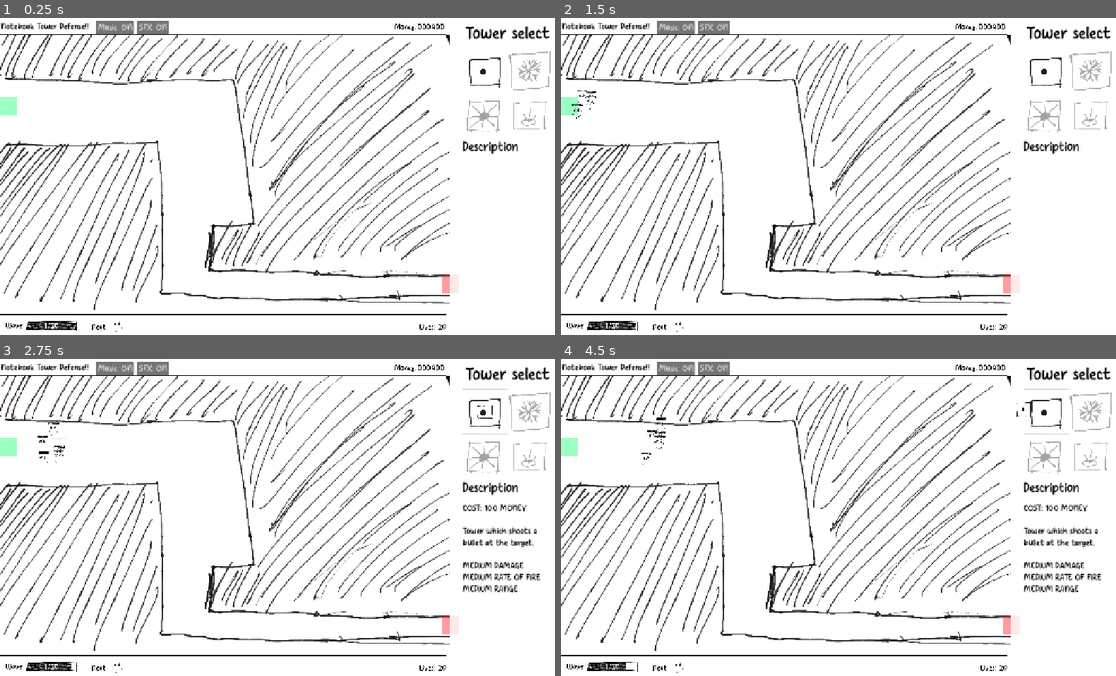
Above: before the commit, frames 1-4 (two rows, left to right).
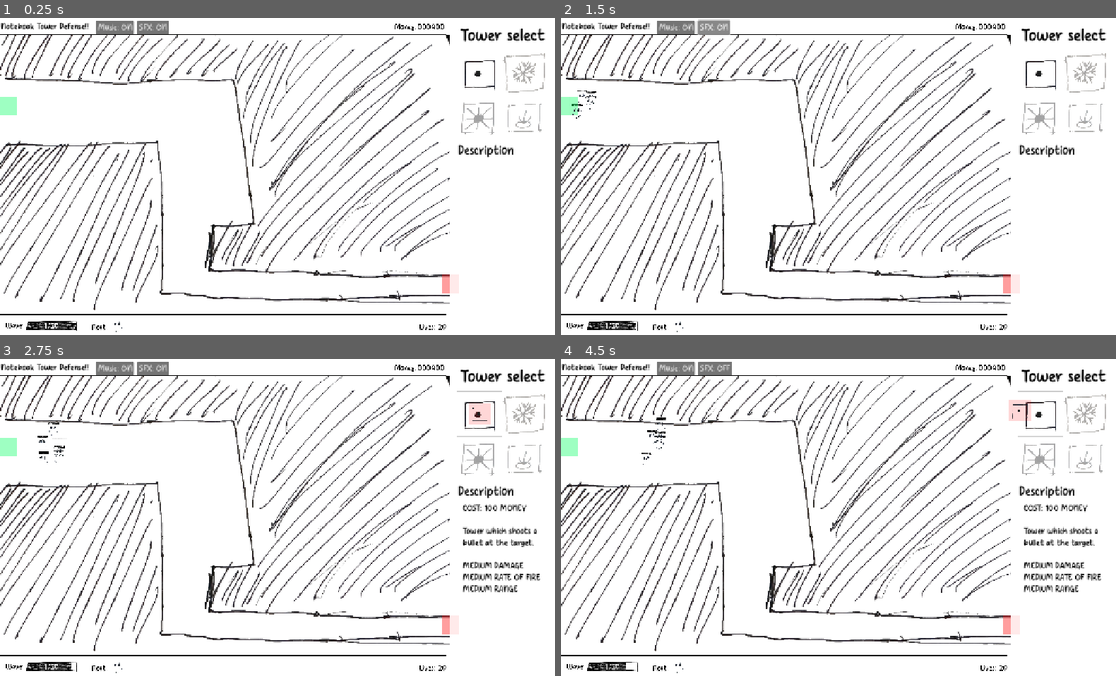
Above: after the commit, the same moments.

Repository: OzuYatamutsu/notebook-tower-defense
Game: Godot game, scene res://levels/test_level.tscn
The game is run twice, just before and just after one commit, with the same random seed, the same clock (stepped at 60 frames per second) and the same inputs. This scene is started directly instead of the project's main scene.
Inputs (mouse positions are in pixels of both pictures, inside the frame that each line leads up to; where the layout moved, square brackets give the same spot in the first picture):
- Up to frame 1 (0.25 s): no input
- Up to frame 2 (1.5 s): click "SFX: ON" at 0.5 s; click "SFX: ON" (after the commit: "SFX: OFF") at 1.25 s
- Up to frame 3 (2.75 s): click (477, 412) [482, 412] at 2 s
- Up to frame 4 (4.5 s): click "SFX: ON" at 2.75 s; click "SFX: ON" (after the commit: "SFX: OFF") at 3.5 s; click (1038, 412) [1043, 412] at 4.25 s

The runs differ from the first frame. In frame 1, 1.7% of the frame differs, in the area x 82-100%, y 2-44%; in frame 2, 1.7%; in frame 3, 2.0%; in frame 4, 2.1%, in the area x 29-100%, y 0-44%.

Commit message:
Fix buttons

Diff:
--- a/components/TowerInfoAndBuyPanel.tscn
+++ b/components/TowerInfoAndBuyPanel.tscn
@@ -17,10 +17,11 @@
 
 [node name="TowerInfoAndBuyPanel" type="Control" groups=["tower_info_and_buy_panel"]]
 layout_mode = 3
-anchors_preset = 15
+anchors_preset = 11
+anchor_left = 1.0
 anchor_right = 1.0
 anchor_bottom = 1.0
-grow_horizontal = 2
+grow_horizontal = 0
 grow_vertical = 2
 script = ExtResource("1_bgonm")
 
@@ -36,17 +37,18 @@
 
 [node name="BuyPanel" type="Control" parent="."]
 anchors_preset = 0
-offset_left = 1020.0
-offset_right = 1060.0
-offset_bottom = 40.0
+offset_left = -272.0
+offset_top = 5.0
+offset_right = -272.0
+offset_bottom = 5.0
 
 [node name="TowerSelectLabel" type="Label" parent="BuyPanel"]
 layout_mode = 1
 anchors_preset = 1
 anchor_left = 1.0
 anchor_right = 1.0
-offset_left = -40.0
-offset_right = 220.0
+offset_left = 1.0
+offset_right = 261.0
 offset_bottom = 66.0
 grow_horizontal = 0
 theme = ExtResource("2_vr3bv")
@@ -92,17 +94,16 @@
 [node name="UpgradePanel" type="Control" parent="."]
 visible = false
 anchors_preset = 0
-offset_left = 1020.0
-offset_right = 1060.0
-offset_bottom = 40.0
+offset_left = -267.0
+offset_right = -267.0
 
 [node name="UpgradesToLabel" type="Label" parent="UpgradePanel"]
 layout_mode = 1
 anchors_preset = 1
 anchor_left = 1.0
 anchor_right = 1.0
-offset_left = -40.0
-offset_right = 220.0
+offset_left = -5.0
+offset_right = 255.0
 offset_bottom = 66.0
 grow_horizontal = 0
 theme = ExtResource("2_vr3bv")
@@ -187,10 +188,10 @@
 
 [node name="DescriptionLabel" type="Label" parent="."]
 layout_mode = 2
-offset_left = 1047.0
-offset_top = 272.8
-offset_right = 1174.0
-offset_bottom = 305.8
+offset_left = -243.0
+offset_top = 281.0
+offset_right = -116.0
+offset_bottom = 314.0
 grow_horizontal = 0
 theme = ExtResource("2_vr3bv")
 theme_override_colors/font_color = Color(0, 0, 0, 1)
@@ -206,7 +207,7 @@
 offset_left = -232.0
 offset_top = 326.0
 offset_right = -19.0
-offset_bottom = 573.0
+offset_bottom = 661.0
 grow_horizontal = 0
 theme = ExtResource("2_vr3bv")
 theme_override_colors/font_color = Color(0, 0, 0, 1)
--- a/components/tower_placement_shadow.gd
+++ b/components/tower_placement_shadow.gd
@@ -33,6 +33,9 @@
     ):
         return
 
+    if is_hovering_over_button():
+        return  # Let the signal handler handle it
+
     if event.button_index == MOUSE_BUTTON_RIGHT:
         # Cancel input mode
         hide_shadow()
@@ -59,6 +62,9 @@
         deactivate()
     elif !IsHoveringOverWall:
         print("Can't place tower (invalid area)")
+
+func is_hovering_over_button() -> bool:
+    return get_viewport().gui_get_hovered_control() is Button
 
 func activate(towerPath: String, tower: Tower) -> void:
     TOWER_TO_PLACE_PATH = towerPath
--- a/components/ui.tscn
+++ b/components/ui.tscn
@@ -41,20 +41,24 @@
 vertical_alignment = 1
 
 [node name="MusicToggleButton" type="Button" parent="TopBar"]
+z_index = 1
 layout_mode = 0
 offset_left = 217.413
 offset_top = 4.57947
 offset_right = 287.413
 offset_bottom = 31.5795
+mouse_default_cursor_shape = 2
 theme = ExtResource("1_24715")
 text = "Music: ON"
 
 [node name="SfxToggleButton" type="Button" parent="TopBar"]
+z_index = 1
 layout_mode = 0
 offset_left = 310.303
 offset_top = 4.57947
 offset_right = 382.303
 offset_bottom = 34.5795
+mouse_default_cursor_shape = 2
 theme = ExtResource("1_24715")
 text = "SFX: ON"
 
--- a/levels/test_level.tscn
+++ b/levels/test_level.tscn
@@ -72,16 +72,16 @@
 scale = Vector2(0.795012, 0.90656)
 curve = SubResource("Curve2D_ur00s")
 
-[node name="LevelHitbox" parent="LevelViewport" index="4"]
-position = Vector2(1021, 605)
-
-[node name="CollisionPolygon2D" type="CollisionPolygon2D" parent="LevelViewport"]
+[node name="CollisionPolygon2D" type="CollisionPolygon2D" parent="LevelViewport/walls" index="0"]
 position = Vector2(13, 22)
 scale = Vector2(0.978051, 1)
 polygon = PackedVector2Array(-1, 107, 331, 126, 424, 117, 527.58, 120, 569.5, 443, 471, 448, 466, 543, 603, 545, 789, 559, 881, 564, 1004, 558, 1033.41, 557, 1034.43, 558, 1035.45, 532, 897, 522, 783, 441, 741, 95, 699.069, 43, 699, 41, -4, 44)
 
-[node name="CollisionPolygon2D2" type="CollisionPolygon2D" parent="LevelViewport"]
+[node name="CollisionPolygon2D2" type="CollisionPolygon2D" parent="LevelViewport/walls" index="1"]
 polygon = PackedVector2Array(-1, 301, 17, 286, 349, 282, 361, 399, 362, 623, 552, 640, 783, 638, 1009, 631, 1013, 673, 275, 670, 279, 349, -2, 363)
+
+[node name="LevelHitbox" parent="LevelViewport" index="4"]
+position = Vector2(1021, 605)
 
 [node name="Map" type="Sprite2D" parent="."]
 position = Vector2(0, 39)
